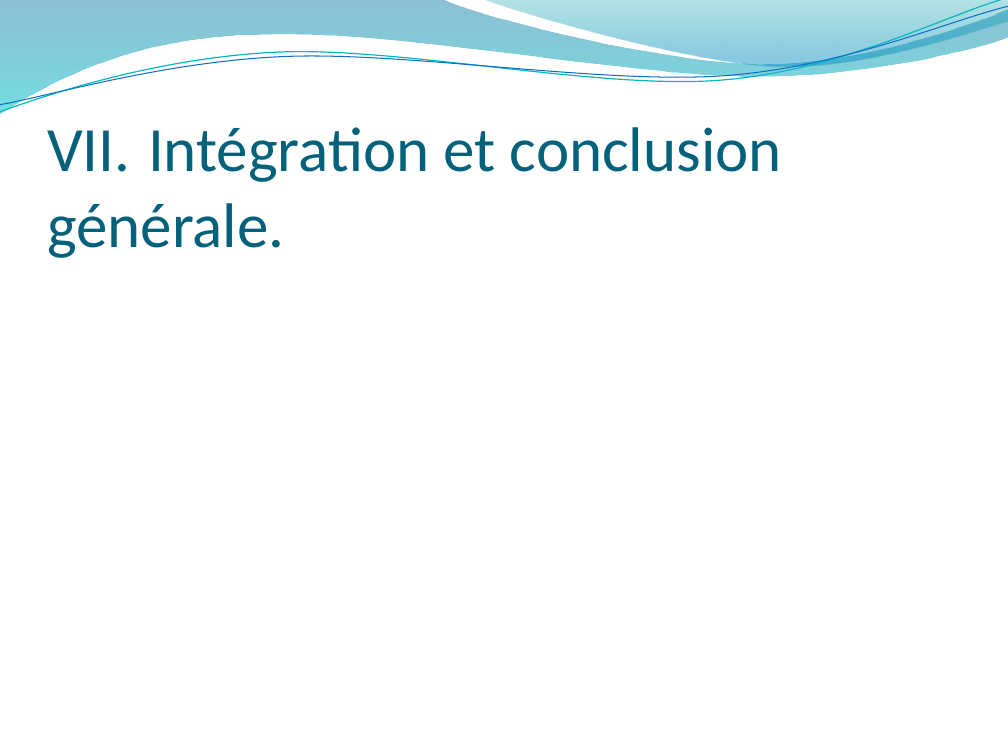
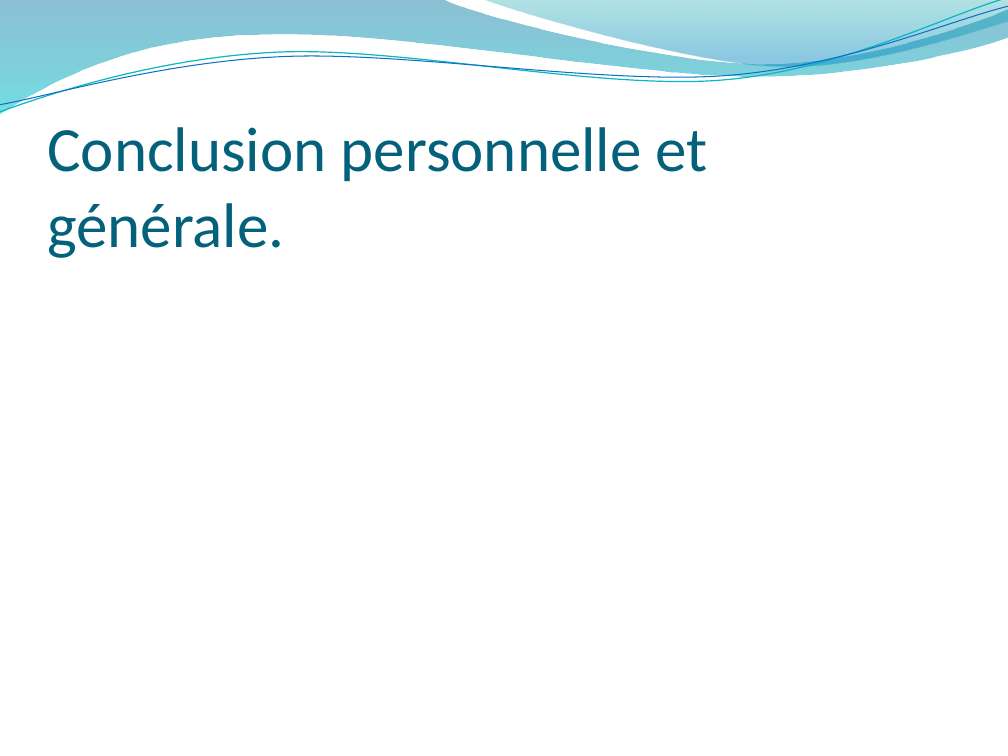
Before and after one commit to BTS2-Projet-1/BTS2-Projet-1.github.io, a slide deck: slide 9 of DossiersProjet_Locker_Control/[HOUDAYER_Pierre]_Rapport_Personel/[HOUDAYER]_SoutenanceDeProjet.pptx. Drawn at 1008x756 pixels with LibreOffice and Linux fonts; fonts in the diff are those of the drawing; background and template pictures are left out. Boxes give left, top, right and bottom in pixels: in the first picture for what was removed or moved away, otherwise in the second. Text is boxed around its words. In the diff, an @@ line names an element or a change of style, - is before the commit and + after.

```diff
--- a/DossiersProjet_Locker_Control/[HOUDAYER_Pierre]_Rapport_Personel/[HOUDAYER]_SoutenanceDeProjet.pptx
+++ b/DossiersProjet_Locker_Control/[HOUDAYER_Pierre]_Rapport_Personel/[HOUDAYER]_SoutenanceDeProjet.pptx
@@ title at [47,127,708,258]: text changed @@
-VII. Intégration et conclusion générale.
+Conclusion personnelle et générale.
```
Also in this commit, not shown: 6 other slides changed, 1 slide added, 1 slide removed, 2 other files.
